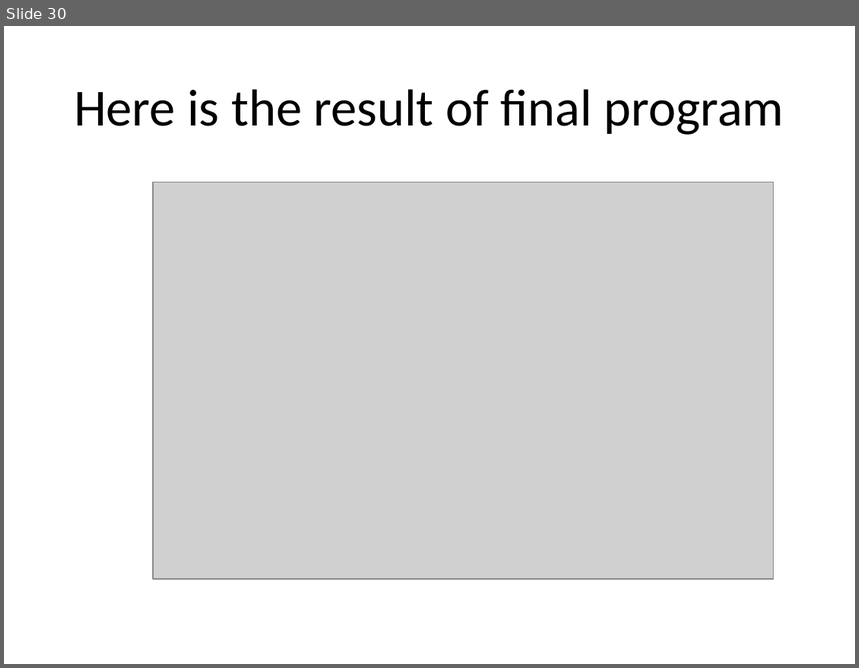
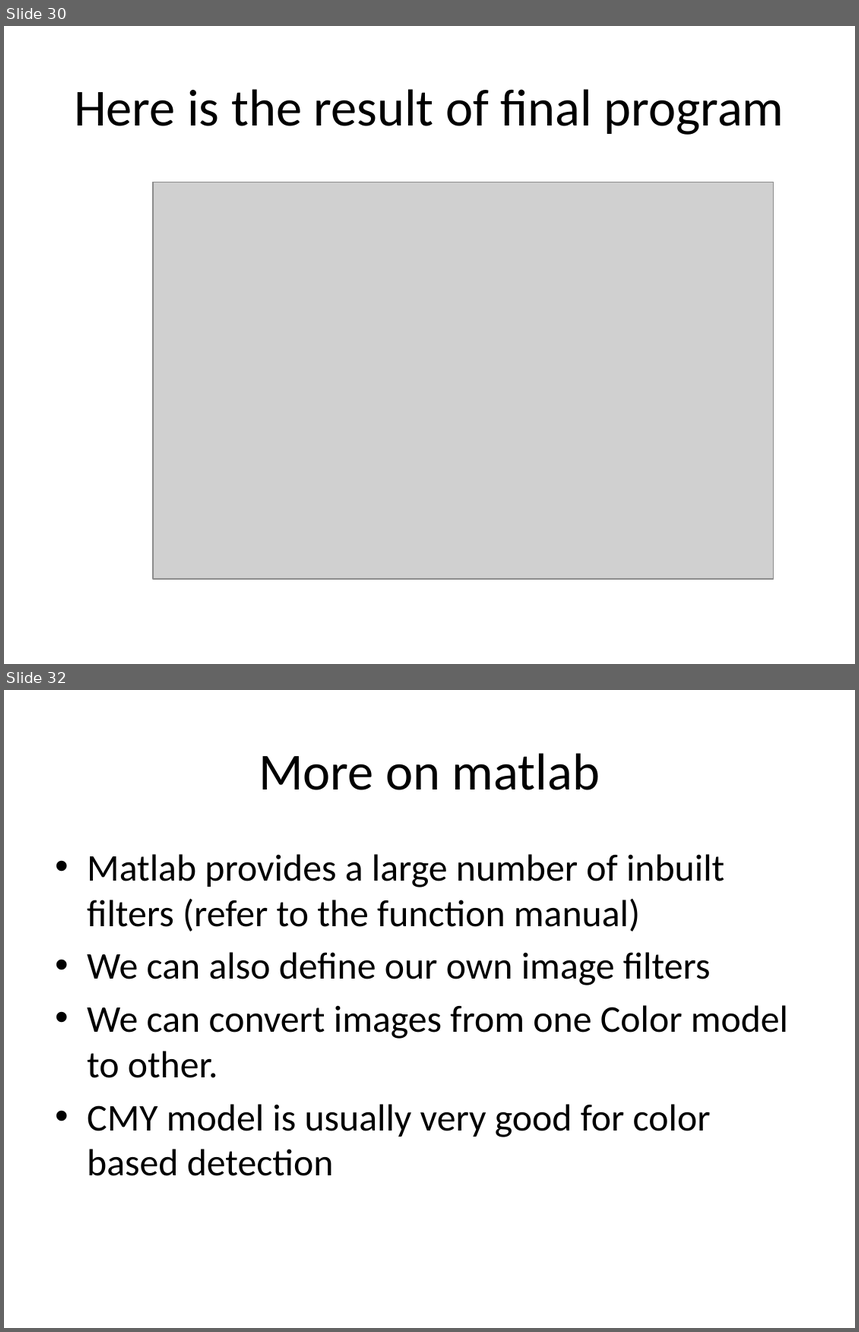
Before and after one commit to akshar100/Matlab-Image-Detection, a slide deck: Matlab and Image Detection.pptx. Shown one above the other, each under a label of ours: slide 30 before the commit, slides 30 and 32 after it; the slides between them are not shown. The pictures are 859x668 and 859x1332 pixels, drawn with LibreOffice and Linux fonts; fonts in the diff are those of the drawing; grey boxes stand for pictures. Boxes give left, top, right and bottom in pixels: in the first picture for what was removed or moved away, otherwise in the second. Text is boxed around its words. In the diff, an @@ line names an element or a change of style, - is before the commit and + after.

```diff
--- a/Matlab and Image Detection.pptx
+++ b/Matlab and Image Detection.pptx
@@ slide 32 added at (4, 690, 855, 1328), background #FFFFFF @@
@@ title added at (259, 753, 600, 790), 44 pt, text #000000 @@
+More on matlab
@@ text added at (87, 854, 788, 1176), 32 pt, text #000000 @@
+• Matlab provides a large number of inbuilt filters (refer to the function manual)
+• We can also define our own image filters
+• We can convert images from one Color model to other.
+• CMY model is usually very good for color based detection
```
Also in this commit, not shown: 3 slides changed, 5 other slides added, 1 other file.
